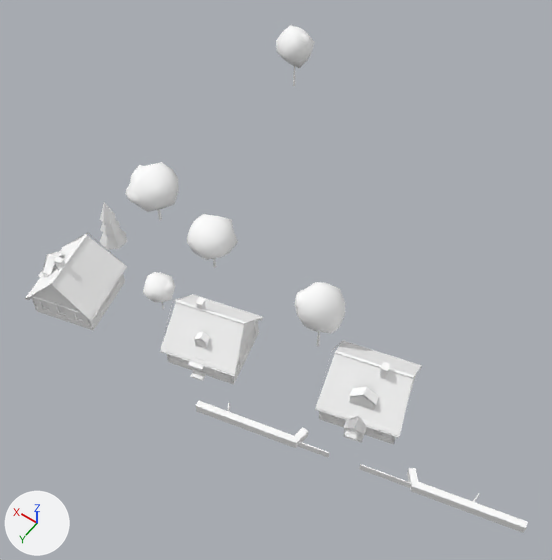
Renders of the glTF model cities/arlov-borggatan/pack/tiles/c-7_-9.glb from each side of a commit.
The view is the same before and after, from a camera (50 mm lens) standing at (-421.5, -449.5, 85.0) and looking at (-384.7, -501.0, 4.0). Every picture has the same lights, and +X, +Y and +Z are marked at lower left. The older version comes first. Where no turn or scale is listed for an object, it has been applied to the vertices. Vertices at exactly the same position are counted once.

Objects in the first picture: 'SM_Custom_w208689940', 'SM_Custom_w208689951', 'SM_Trees_-7_-9', 'SM_Wall_Hedge_-7_-9'.
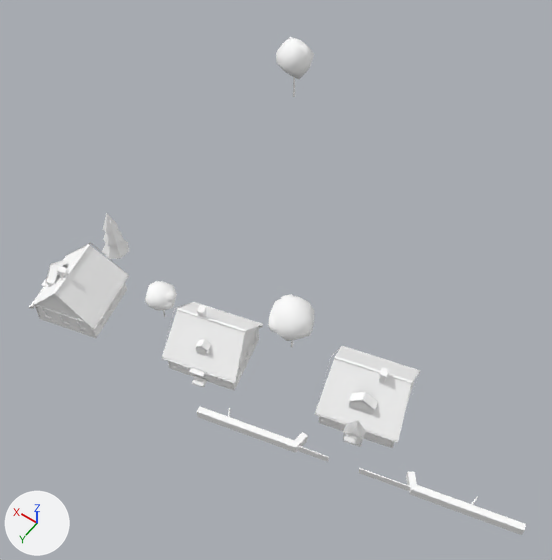
Changed parts and their boxes (x1, y1, x2, y2) in the pictures (552 x 560 px; the box of a moved part takes in the faces that stretch with it):
'SM_Custom_w208689940', reshaped, moved
    before: (25, 233, 422, 445)
    after: (29, 242, 420, 448)
'SM_Trees_-7_-9', reshaped, moved (14% narrower)
    before: (99, 25, 346, 346)
    after: (102, 37, 314, 347)
'SM_Custom_w208689951', moved
    before: (227, 341, 479, 502)
    after: (228, 346, 478, 505)
'SM_Wall_Hedge_-7_-9', moved
    before: (196, 400, 528, 533)
    after: (197, 406, 526, 535)
part 1 of me_sm_custom_w208689940, moved or reshaped
    before: (32, 296, 84, 315)
    after: (35, 305, 86, 324)
part 2 of me_sm_custom_w208689940, moved or reshaped
    before: (26, 287, 90, 320)
    after: (30, 296, 93, 329)
part 3 of me_sm_custom_w208689940, moved or reshaped
    before: (65, 233, 125, 265)
    after: (68, 242, 126, 273)
part 4 of me_sm_custom_w208689940, moved or reshaped
    before: (88, 266, 126, 321)
    after: (90, 275, 128, 329)
part 5 of me_sm_custom_w208689940, rebuilt
    before: (42, 252, 64, 278)
    after: (46, 261, 67, 287)
part 6 of me_sm_custom_w208689940, deleted
    before: (25, 234, 421, 445)
part 7 of me_sm_custom_w208689940, moved or reshaped
    before: (27, 236, 126, 331)
    after: (29, 244, 129, 338)
part 8 of me_sm_custom_w208689940, cut back
    before: (161, 295, 262, 384)
    after: (162, 302, 263, 390)
part 9 of me_sm_custom_w208689940, reshaped
    before: (315, 342, 422, 444)
    after: (315, 346, 420, 448)
part 10 of me_sm_trees__7__9, moved or reshaped
    before: (143, 272, 175, 302)
    after: (145, 281, 177, 310)
part 11 of me_sm_trees__7__9, moved or reshaped
    before: (165, 281, 175, 293)
    after: (166, 289, 176, 302)
part 12 of me_sm_trees__7__9, moved or reshaped
    before: (276, 25, 315, 68)
    after: (276, 37, 314, 79)
part 13 of me_sm_trees__7__9, moved or reshaped
    before: (301, 33, 311, 47)
    after: (301, 45, 310, 59)
part 14 of me_sm_trees__7__9, moved or reshaped
    before: (99, 229, 127, 250)
    after: (102, 239, 129, 259)
part 15 of me_sm_trees__7__9, moved or reshaped
    before: (100, 219, 120, 235)
    after: (103, 229, 123, 245)
part 16 of me_sm_trees__7__9, moved or reshaped
    before: (100, 202, 116, 223)
    after: (103, 213, 118, 233)
part 17 of me_sm_trees__7__9, added
    after: (270, 296, 314, 341)
part 18 of me_sm_trees__7__9, added
    after: (268, 316, 276, 333)
part 19 of me_sm_trees__7__9, deleted
    before: (125, 162, 335, 346)
part 20 of me_sm_trees__7__9, deleted
    before: (294, 282, 346, 333)

The change, as a list of edits to the scene's bpy script:
```text
Change me_sm_custom_w208689940:
    remove me_sm_custom_w208689940.from_pydata(...)  # 2300 vertices, 2078 faces; spans x -26.0..26.0, y -10.8..10.8, z -5.0..5.0
    add me_sm_custom_w208689940.from_pydata(...)  # 2276 vertices, 2054 faces; spans x -26.0..26.0, y -10.8..10.8, z -4.6..4.6
    me_sm_custom_w208689940 part 1: the loose piece of 8 vertices spanning x 14.7..23.2, y 8.1..10.4, z -0.8..-0.6 is moved by (0.0, 0.0, -0.7)
    me_sm_custom_w208689940 part 2: the loose piece of 6 vertices spanning x 14.2..23.5, y 8.4..10.8, z -1.1..3.9 is moved by (0.0, 0.0, -0.7)
    me_sm_custom_w208689940 part 3: the loose piece of 6 vertices spanning x 16.6..25.9, y -0.9..1.5, z -1.1..3.9 is moved by (0.0, 0.0, -0.7)
    me_sm_custom_w208689940 part 4: the loose piece of 6 vertices spanning x 14.2..17.1, y -0.9..8.5, z -1.1..-0.9 is moved by (0.0, 0.0, -0.7)
    me_sm_custom_w208689940 part 5: the loose piece of 15 vertices spanning x 21.6..23.8, y 3.7..7.5, z 0.5..3.3 is rebuilt with 15 vertices and now spans x 21.6..23.8, y 3.7..7.5, z -0.2..2.6
    me_sm_custom_w208689940 part 6: 151 loose pieces with 874 vertices, spanning x -26.0..26.0, y -10.7..10.8, z -5.0..5.0, are deleted
    me_sm_custom_w208689940 part 7: 22 vertices moved within x 15.2..24.9, y 0.1..9.8, z -1.9; 394 vertices removed from x 14.2..25.9, y -0.9..10.8, z -4.2..3.8; 598 vertices added at x 14.1..26.0, y -1.0..10.8, z -4.6..4.3
    me_sm_custom_w208689940 part 8: 1 vertex moved within x -4.6, y 2.7, z -2.0; 315 vertices removed from x -5.6..6.4, y -4.9..6.5, z -4.3..3.4; 649 vertices added at x -5.7..6.4, y -5.1..6.6, z -4.6..4.1
    me_sm_custom_w208689940 part 9: 16 vertices moved within x -24.4..-14.5, y -9.6..0.7, z -2.0..0.6; 272 vertices removed from x -26.0..-13.4, y -10.8..1.9, z -4.7..4.4; 584 vertices added at x -26.0..-13.4, y -10.8..1.9, z -4.6..4.6
    other edits to the shape of me_sm_custom_w208689940 do not show in these pictures
Change me_sm_trees__7__9:
    remove me_sm_trees__7__9.from_pydata(...)  # 726 vertices, 1293 faces; spans x -19.2..19.2, y -26.7..26.7, z -6.0..6.0
    add me_sm_trees__7__9.from_pydata(...)  # 450 vertices, 789 faces; spans x -17.6..17.6, y -26.7..26.7, z -5.4..5.4
    me_sm_trees__7__9 part 10: the loose piece of 42 vertices spanning x 1.5..6.0, y 22.3..26.7, z -3.0..0.7 is moved by (-1.6, 0.0, 0.1)
    me_sm_trees__7__9 part 11: the loose piece of 42 vertices spanning x 1.6..3.9, y 23.2..25.3, z -1.3..0.3 is moved by (-1.6, 0.0, 0.1)
    me_sm_trees__7__9 part 12: the loose piece of 42 vertices spanning x 12.7..19.2, y -26.7..-20.6, z -0.2..5.7 is moved by (-1.6, 0.0, -0.3)
    me_sm_trees__7__9 part 13: the loose piece of 42 vertices spanning x 13.3..16.6, y -26.0..-22.7, z 2.6..5.4 is moved by (-1.6, 0.0, -0.3)
    me_sm_trees__7__9 part 14: the loose piece of 8 vertices spanning x 14.7..18.5, y 18.2..22.2, z -4.1..-0.1 is moved by (-1.6, 0.0, -0.2)
    me_sm_trees__7__9 part 15: the loose piece of 8 vertices spanning x 15.2..18.0, y 18.8..21.6, z -1.7..1.9 is moved by (-1.6, 0.0, -0.2)
    me_sm_trees__7__9 part 16: the loose piece of 8 vertices spanning x 15.5..17.6, y 19.1..21.3, z 0.5..3.5 is moved by (-1.6, 0.0, -0.2)
    me_sm_trees__7__9 part 17: a new loose piece of 42 vertices spanning x -17.6..-11.6, y 15.1..21.6, z -1.5..3.6, in mat_m_leaf (white #ffffff)
    me_sm_trees__7__9 part 18: a new loose piece of 42 vertices spanning x -15.2..-12.1, y 17.9..21.5, z -0.4..2.2, in mat_m_leaf (white #ffffff)
    me_sm_trees__7__9 part 19: 9 loose pieces with 318 vertices, spanning x -18.7..18.0, y 8.8..18.8, z -6.0..4.5, are deleted
    me_sm_trees__7__9 part 20: 84 vertices removed from x -19.2..-13.0, y 14.3..19.9, z -1.1..6.0
    other edits to the shape of me_sm_trees__7__9 do not show in these pictures
Change ob_sm_custom_w208689940:
    ob_sm_custom_w208689940.location: (-383.7, -489.9, 5.6) -> (-383.7, -489.9, 4.3)
Change ob_sm_custom_w208689951:
    ob_sm_custom_w208689951.location: (-405.3, -491.2, 4.9) -> (-405.3, -491.2, 3.8)
Change ob_sm_trees__7__9:
    ob_sm_trees__7__9.location: (-377.9, -514.3, 7.3) -> (-376.4, -514.3, 5.3)
Change ob_sm_wall_hedge__7__9:
    ob_sm_wall_hedge__7__9.location: (-406.7, -485.8, 1.6) -> (-406.7, -485.8, 0.5)
```
